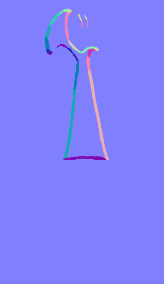
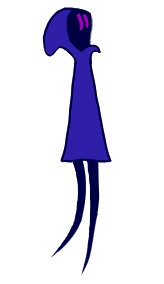
Before/after of a w=164, h=284 layered artwork. What changed in the layer stack:
hid group "Normals" (5 layers) over [left=0, top=0, right=164, bottom=256]
hid "Normal map bg" over [left=0, top=0, right=164, bottom=284]
showed group "Jump to fall animation" (4 layers) over [left=0, top=0, right=164, bottom=284]
painted on "Jump to fall head" over [left=0, top=0, right=164, bottom=284]
painted on "Jump to fall body fill" over [left=0, top=0, right=164, bottom=284]
